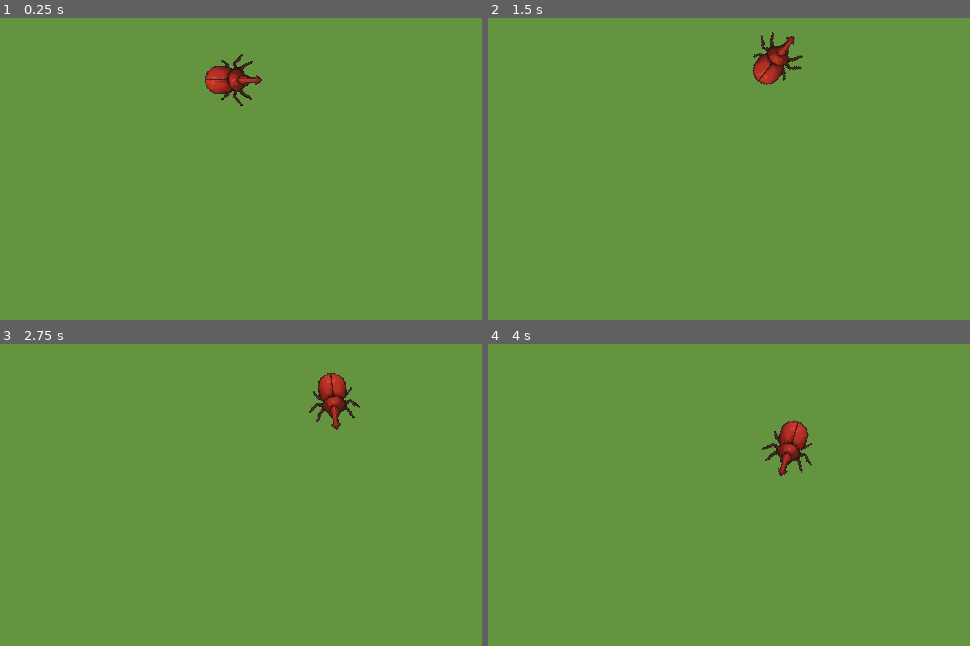
Above: before the commit, frames 1-4 (two rows, left to right).
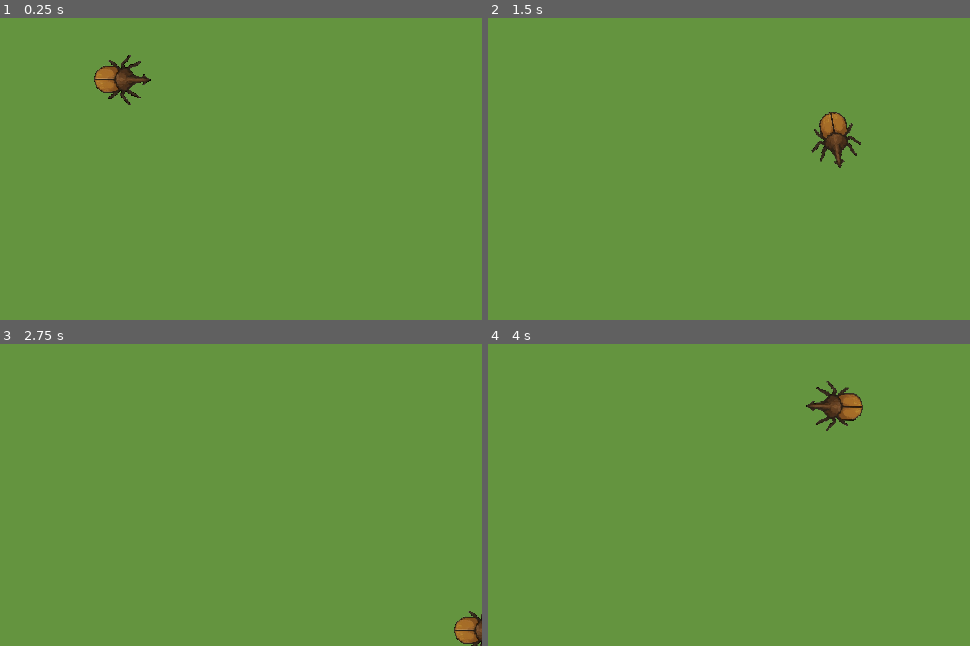
Above: after the commit, the same moments.

Repository: Cedgo1997/CI6450---IA-para-Videojuegos
Game: Godot game, scene res://main.tscn
The game is run twice, just before and just after one commit, with the same random seed, the same clock (stepped at 60 frames per second) and the same inputs.
Inputs:
- Up to frame 1 (0.25 s): no input
- Up to frame 2 (1.5 s): hold Right (move_right) 0.53-1.28 s; hold Down (move_down) from 1.28 s (still down)
- Up to frame 3 (2.75 s): release Down (move_down) at 2.03 s; hold Right (move_right) from 2.03 s (still down)
- Up to frame 4 (4 s): release Right (move_right) at 2.78 s; hold Up (move_up) 2.78-3.53 s; hold Left (move_left) from 3.53 s (still down)

The runs differ from the first frame. In frame 1, 1.8% of the frame differs, in the area x 19-55%, y 11-30%; in frame 2, 1.8%; in frame 3, 1.4%; in frame 4, 1.8%, in the area x 56-78%, y 12-44%.

Commit message:
[ADD] New beetle sprite and steering seek and flee algorithms implemented

Diff:
--- a/enemy.gd
+++ b/enemy.gd
@@ -101,12 +101,10 @@
 
 func _on_player_touched():
 	is_touching_player = true
-	pass
 
 # Función que se ejecuta cuando el player emite la señal "enemy_exited"
 func _on_player_fled():
 	is_touching_player = false
-	pass
 
 func _start_new_wander_timer():
 	var interval = randf_range(0.5, 1)
--- /dev/null
+++ b/enemy_2.gd
@@ -0,0 +1,72 @@
+extends RigidBody2D
+
+enum SteeringAlgorithm {
+	STEERING_SEEK,   # Persigue usando aceleración (puede orbitar)
+	STEERING_FLEE    # Huye usando aceleración
+}
+
+@export var algorithm: SteeringAlgorithm = SteeringAlgorithm.STEERING_SEEK
+@export var max_speed = 200.0
+@export var max_acceleration = 100.0
+@export var rotation_speed = 8.0
+
+var target: Node2D = null
+var current_velocity = Vector2.ZERO
+
+func _ready():
+	var players = get_tree().get_nodes_in_group("player")
+	if players.size() > 0:
+		target = players[0]
+
+	lock_rotation = false
+	linear_damp = 0.5
+
+func _physics_process(delta):
+	if target == null:
+		return
+
+	# Obtener el steering (aceleración) según el algoritmo
+	var steering_output = Vector2.ZERO
+
+	match algorithm:
+		SteeringAlgorithm.STEERING_SEEK:
+			steering_output = steering_seek()
+		SteeringAlgorithm.STEERING_FLEE:
+			steering_output = steering_flee()
+
+	current_velocity += steering_output * delta
+
+	if current_velocity.length() > max_speed:
+		current_velocity = current_velocity.normalized() * max_speed
+
+	linear_velocity = current_velocity
+
+	if current_velocity.length() > 0:
+		var target_rotation = current_velocity.angle()
+		rotation = lerp_angle(rotation, target_rotation, rotation_speed * delta)
+
+func steering_seek() -> Vector2:
+	var result = Vector2.ZERO
+
+	result = target.global_position - global_position
+
+	if result.length() > 0:
+		result = result.normalized()
+
+	result *= max_acceleration
+
+	return result
+
+func steering_flee() -> Vector2:
+	var result = Vector2.ZERO
+
+	# Obtener la dirección OPUESTA al objetivo (invertir el signo)
+	result = global_position - target.global_position
+
+	# Normalizar y aplicar aceleración máxima
+	if result.length() > 0:
+		result = result.normalized()
+
+	result *= max_acceleration
+
+	return result
--- /dev/null
+++ b/enemy_2.tscn
@@ -0,0 +1,26 @@
+[gd_scene load_steps=4 format=3 uid="uid://btpoffdxi6vp7"]
+
+[ext_resource type="Script" uid="uid://btwkd0crmdsdn" path="res://enemy_2.gd" id="1_vfv5t"]
+[ext_resource type="Texture2D" uid="uid://bswq8wkwh5spi" path="res://art/beetle-3.png" id="2_vfv5t"]
+
+[sub_resource type="CapsuleShape2D" id="CapsuleShape2D_4gyqm"]
+radius = 32.0
+height = 72.0
+
+[node name="Enemy_2" type="RigidBody2D" groups=["enemy"]]
+collision_layer = 2
+gravity_scale = 0.0
+contact_monitor = true
+max_contacts_reported = 10
+script = ExtResource("1_vfv5t")
+metadata/_edit_group_ = true
+
+[node name="CollisionShape2D" type="CollisionShape2D" parent="."]
+position = Vector2(-5, 0)
+rotation = 1.5707964
+shape = SubResource("CapsuleShape2D_4gyqm")
+
+[node name="Sprite2D" type="Sprite2D" parent="." groups=["enemy"]]
+rotation = 1.5707964
+scale = Vector2(0.2, 0.2)
+texture = ExtResource("2_vfv5t")
--- a/main.tscn
+++ b/main.tscn
@@ -1,9 +1,10 @@
-[gd_scene load_steps=5 format=3 uid="uid://c1kgs4er807ve"]
+[gd_scene load_steps=6 format=3 uid="uid://c1kgs4er807ve"]
 
 [ext_resource type="PackedScene" uid="uid://c5uyejrtyb4uk" path="res://player.tscn" id="1_0xm2m"]
 [ext_resource type="Script" uid="uid://cbh6kaox5b7v0" path="res://main.gd" id="1_1bvp3"]
 [ext_resource type="PackedScene" uid="uid://b152f2e4rl4fc" path="res://enemy.tscn" id="2_h2yge"]
 [ext_resource type="AudioStream" uid="uid://fmp824ckngfh" path="res://art/Insectoid Circuitry.mp3" id="3_h2yge"]
+[ext_resource type="PackedScene" uid="uid://btpoffdxi6vp7" path="res://enemy_2.tscn" id="4_lquwl"]
 
 [node name="Arrive" type="Node2D"]
 script = ExtResource("1_1bvp3")
@@ -15,7 +16,6 @@
 color = Color(0.39114353, 0.57996243, 0.24716915, 1)
 
 [node name="Player" parent="." instance=ExtResource("1_0xm2m")]
-visible = false
 position = Vector2(360, 240)
 
 [node name="EnemyArrive" parent="." instance=ExtResource("2_h2yge")]
@@ -27,10 +27,19 @@
 algorithm = 0
 
 [node name="EnemyWander" parent="." instance=ExtResource("2_h2yge")]
+visible = false
 position = Vector2(460, 240)
 algorithm = 2
 max_speed = 50.0
 rotation_speed = 1.0
+
+[node name="EnemySeeker" parent="." instance=ExtResource("4_lquwl")]
+visible = false
+
+[node name="EnemyEscaper" parent="." instance=ExtResource("4_lquwl")]
+visible = false
+position = Vector2(360, 240)
+algorithm = 1
 
 [node name="Camera2D" type="Camera2D" parent="."]
 position = Vector2(360, 240)
Binary file added: art/beetle-3.png
Not shown, added: art/beetle-3.png.import
Not shown, added: enemy_2.gd.uid
